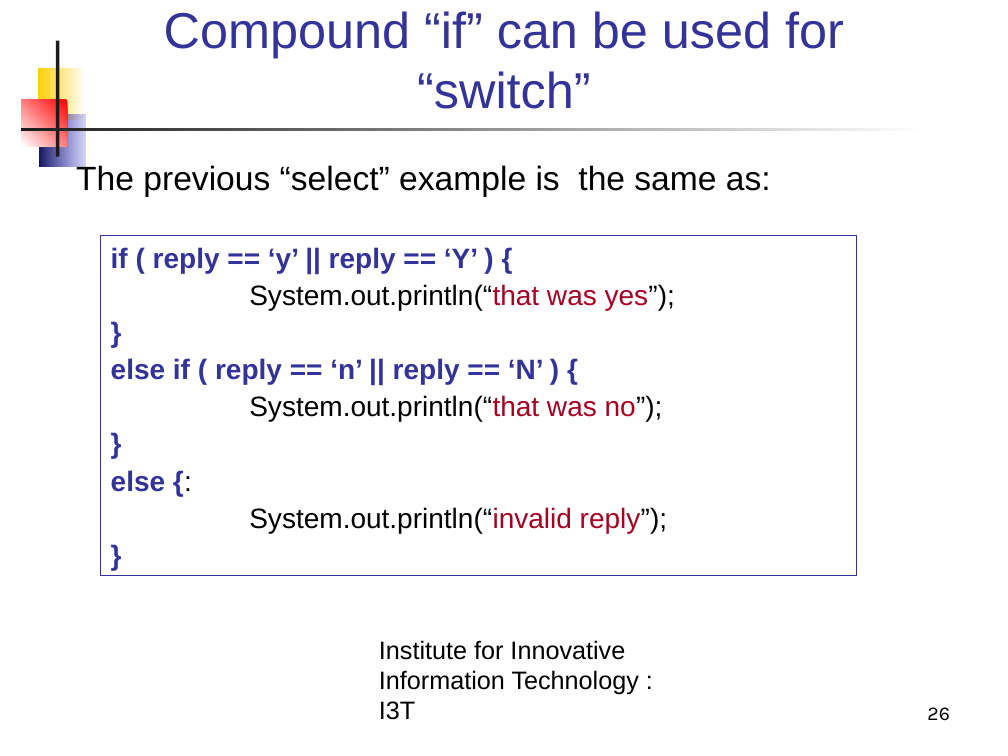
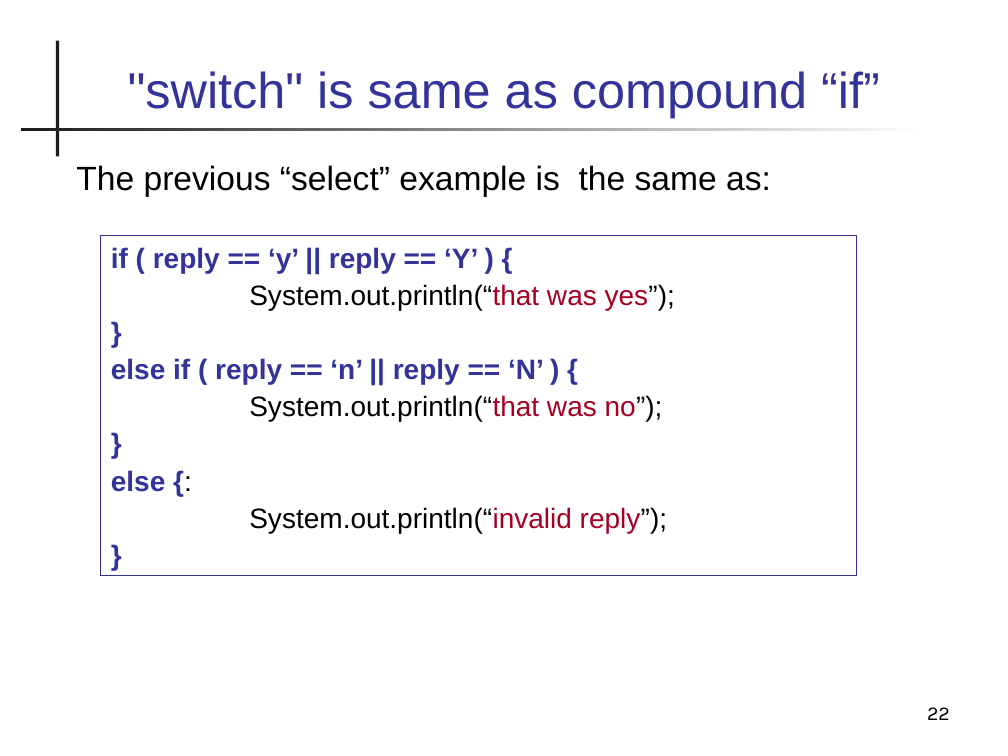
Before and after one commit to skeoop/skeoop.github.io, a slide deck: slide 22 of java-basics/10-Conditional2.ppt (slide 26 before the commit). Drawn at 1008x756 pixels with LibreOffice and Linux fonts; fonts in the diff are those of the drawing. Boxes give left, top, right and bottom in pixels: in the first picture for what was removed or moved away, otherwise in the second. Text is boxed around its words. In the diff, an @@ line names an element or a change of style, - is before the commit and + after.

```diff
--- a/java-basics/10-Conditional2.ppt
+++ b/java-basics/10-Conditional2.ppt
@@ rectangle removed at [37,68,85,120] @@
@@ title at [128,71,880,118]: text changed @@
-Compound “if” can be used for “switch”
+"switch" is same as compound “if”
@@ rectangle removed at [22,100,68,146] @@
@@ rectangle removed at [39,115,85,167] @@
@@ text removed at [379,640,639,720] @@
-Institute for Innovative Information Technology : I3T
@@ page number at [927,707,950,720]: text changed @@
-26
+22
```
Also in this commit, not shown: 21 other slides changed, 3 slides added, 8 slides removed, 14 other files.
